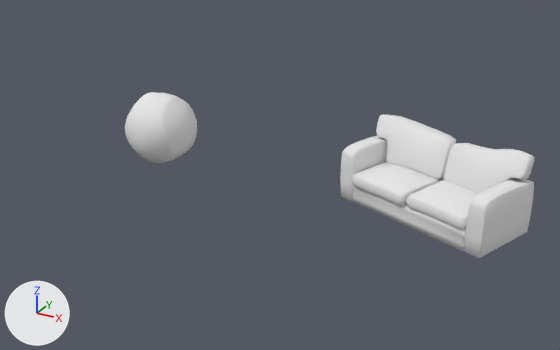
A saved change to the OBJ model lab5/src/scene.obj.
The view is the same before and after, from a 50 mm lens placed at (12.17, -20.67, 10.53), pointed at (1.88, -1.97, 1.19). The lights are fixed; the arrows at lower left show +X, +Y and +Z. The first picture is the older version. Where no turn or scale is listed for an object, it has been applied to the vertices.

Objects in the first picture: 'baseball', 'sofa'.
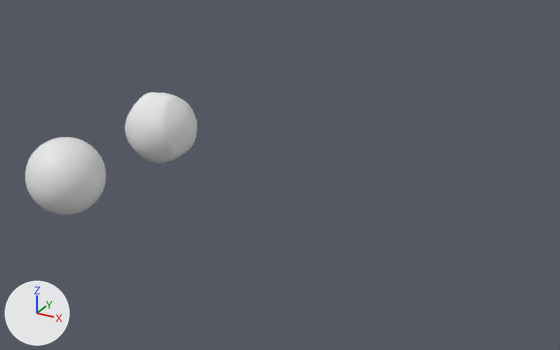
The newer file is also rescaled (x0.833), turned or shifted as a whole; pictures and numbers use the older file's frame.

Location of each change, [x1, y1, x2, y2] in pixels of the pictures (560 x 350 px):
```json
{"object": "sofa", "change": "deleted", "before": [340, 114, 535, 258]}
{"object": "orange", "change": "added", "after": [25, 137, 106, 215]}
```

The change, as JSON lines over the scene's bpy script:
```json
{"op": "add", "block": "me_orange", "code": ["me_orange = bpy.data.meshes.new('orange')", "me_orange.from_pydata(...)  # 7938 vertices, 7936 faces; spans x -1.18..1.18, y -3.6..-1.2, z -1.18..1.18"]}
{"op": "remove", "block": "ob_sofa", "code": ["ob_sofa = bpy.data.objects.new('sofa', me_sofa)", "ob_sofa.location = (0.0, 0.0, 0.0)"]}
{"op": "add", "block": "ob_orange", "code": ["ob_orange = bpy.data.objects.new('orange', me_orange)", "ob_orange.location = (-4.0, -2.4, 1.0)"]}
```
